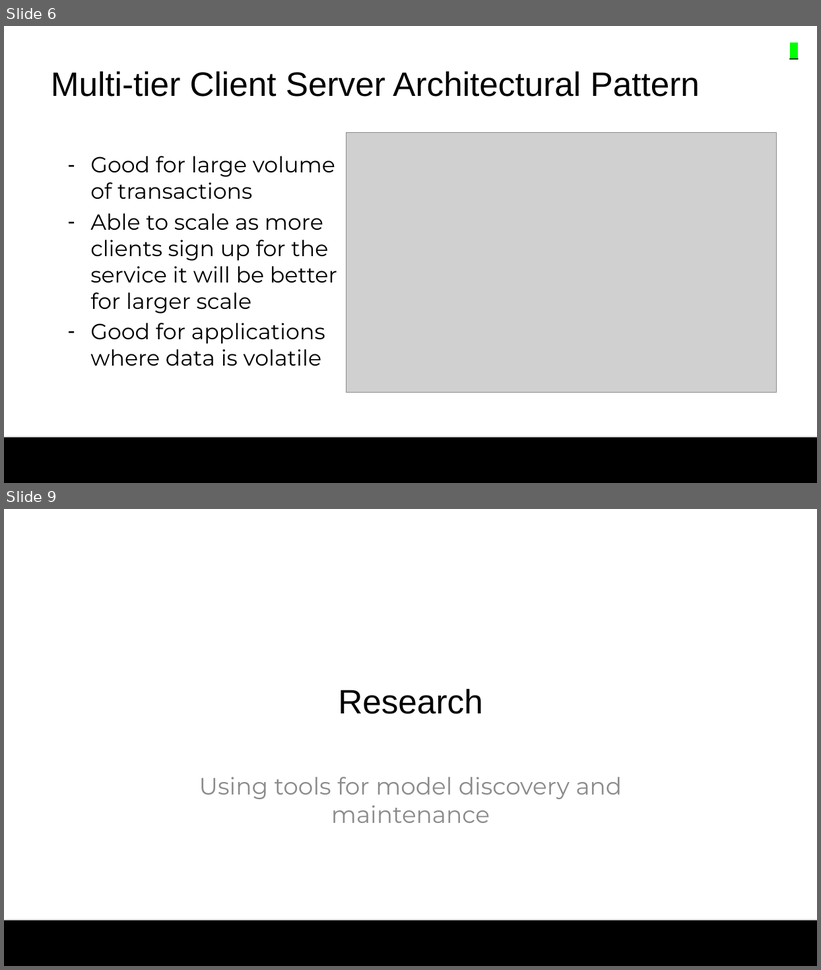
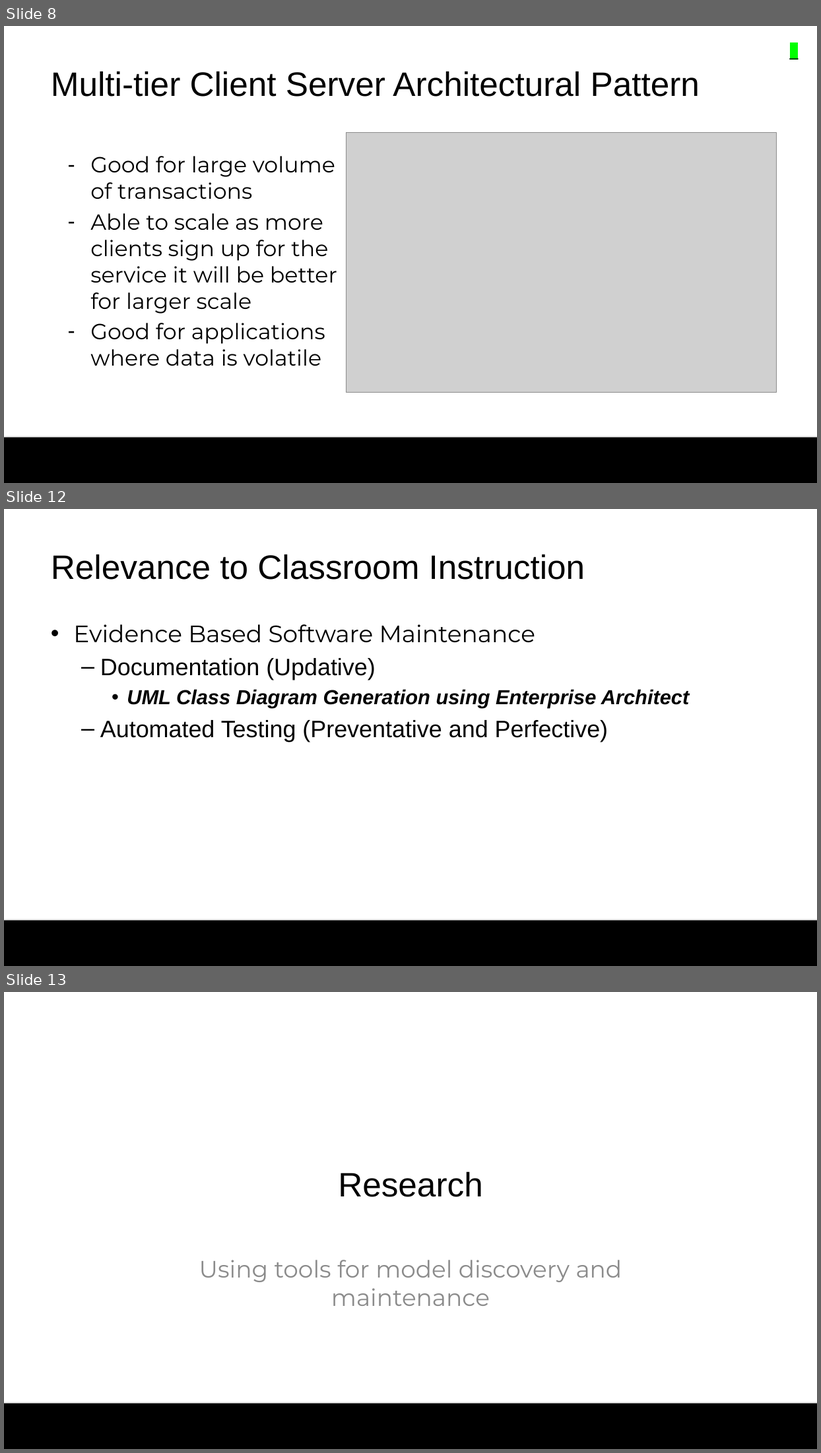
Before and after one commit to colby13king/cs5320-code, a slide deck: LicenseAssetManager/docs/Maintenance/MaintenancePresentation.pptx. Shown one above the other, each under a label of ours: slides 6 and 9 before the commit, slides 8, 12 and 13 after it; the slides between them are not shown. The pictures are 821x970 and 821x1453 pixels, drawn with LibreOffice and Linux fonts; fonts in the diff are those of the drawing; grey boxes stand for pictures; background and template pictures are left out. Boxes give left, top, right and bottom in pixels: in the first picture for what was removed or moved away, otherwise in the second. Text is boxed around its words. In the diff, an @@ line names an element or a change of style, - is before the commit and + after.

Commit message:
Updated SW Maintenance Presentation
Updated final presentation

```diff
--- a/LicenseAssetManager/docs/Maintenance/MaintenancePresentation.pptx
+++ b/LicenseAssetManager/docs/Maintenance/MaintenancePresentation.pptx
@@ slide 12 added at (x1=4, y1=509, x2=817, y2=966), background #FFFFFF; not listed: 1 template element that a slide beside it also shows @@
@@ title added at (x1=51, y1=554, x2=585, y2=580), 40 pt, text #000000 @@
+Relevance to Classroom Instruction
@@ text added at (x1=73, y1=625, x2=689, y2=742), 28 pt, text #000000 @@
+• Evidence Based Software Maintenance
+  – Documentation (Updative)
+    • UML Class Diagram Generation using Enterprise Architect
+  – Automated Testing (Preventative and Perfective)
@@ what was slide 6 is now slide 8 @@
@@ what was slide 9 is now slide 13 @@
```
Also in this commit, not shown: 7 slides changed, 10 other slides added, 5 slides removed, 1 other file.
